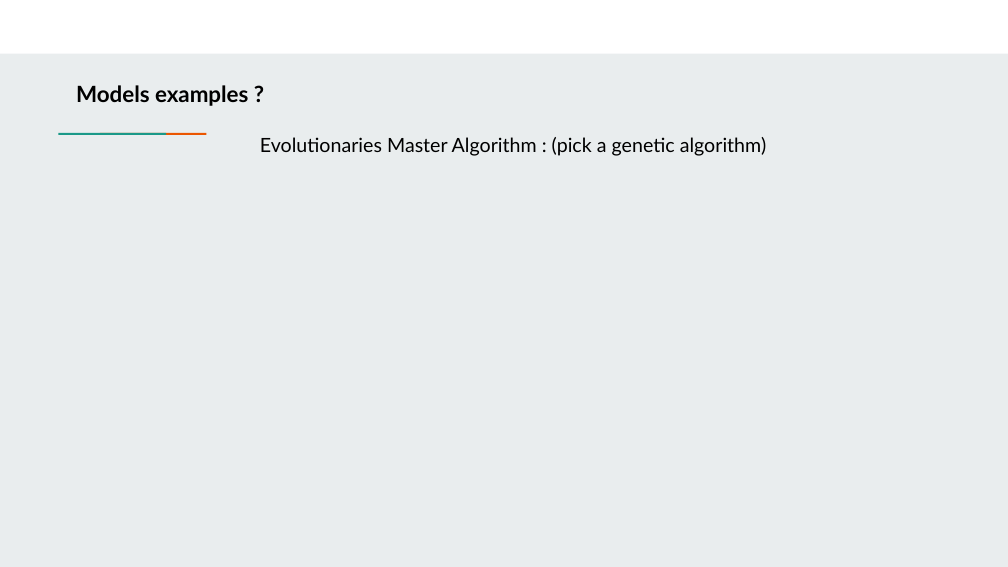
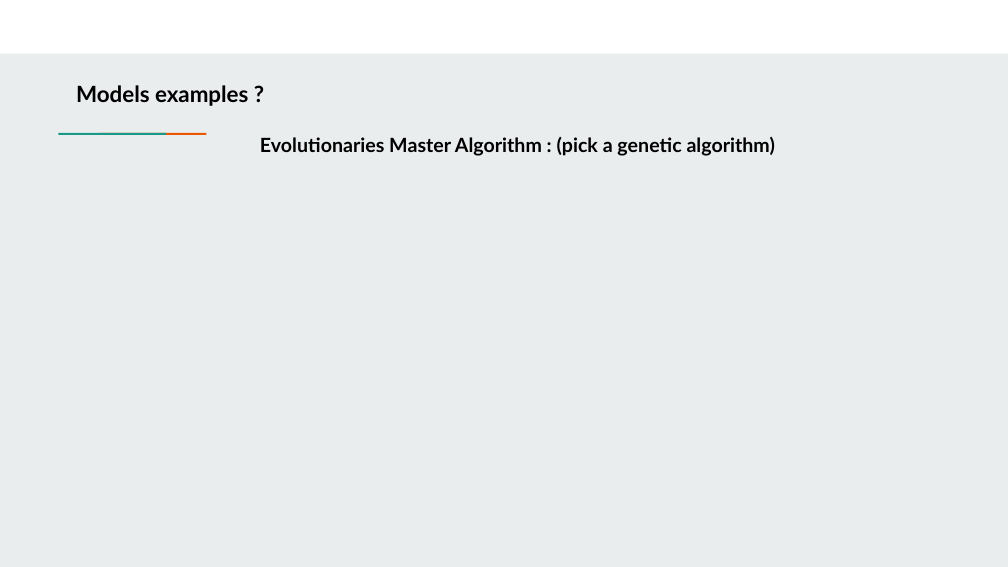
Before and after one commit to farouqBenarous/Machine_Learning_101_Workshop, a slide deck: slide 14 of 20-03-2021/Presentation/Machine learning 101.pptx (slide 15 before the commit). Drawn at 1008x567 pixels with LibreOffice and Linux fonts; fonts in the diff are those of the drawing. Boxes give left, top, right and bottom in pixels: in the first picture for what was removed or moved away, otherwise in the second. Text is boxed around its words. In the diff, an @@ line names an element or a change of style, - is before the commit and + after.

```diff
--- a/20-03-2021/Presentation/Machine learning 101.pptx
+++ b/20-03-2021/Presentation/Machine learning 101.pptx
@@ text "Evolutionaries Master Algorithm : (pick ..." at bbox=[260, 137, 775, 156]: bold on @@
```
Also in this commit, not shown: 7 other slides changed, 2 slides added, 1 slide removed, 2 other files.
